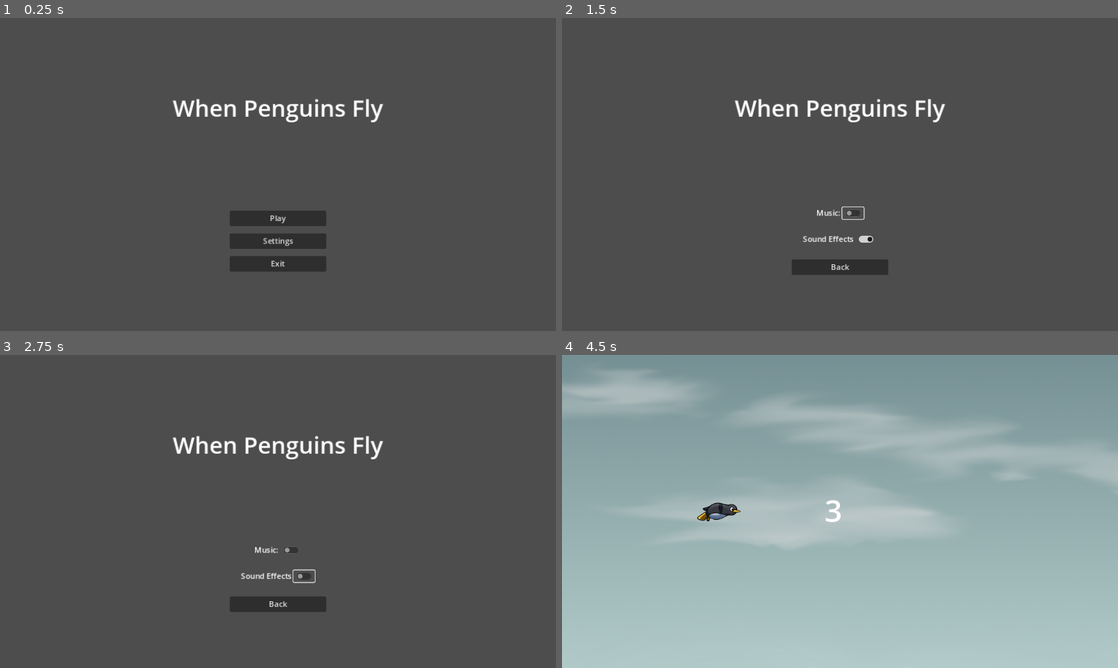
Above: before the commit, frames 1-4 (two rows, left to right).
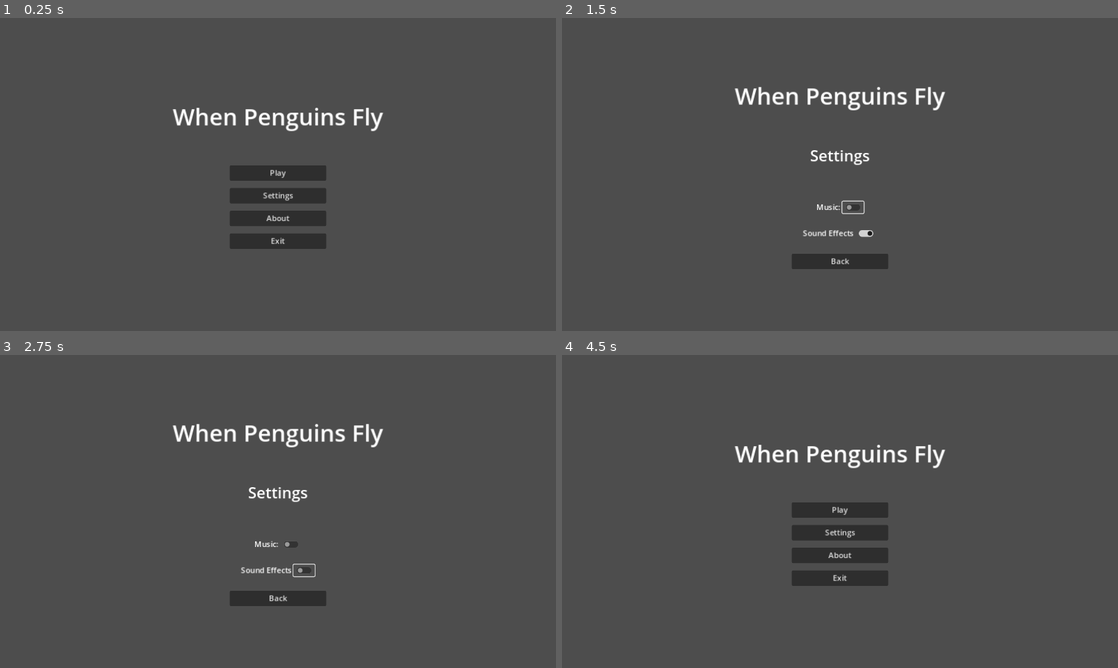
Above: after the commit, the same moments.

Repository: imbev/WhenPenguinsFly
Game: Godot game, scene res://menu/menu.tscn
Two runs of this game, one before a commit and one after it. Both use one fixed random seed, a clock stepped at 60 frames per second and the inputs below. Sound files missing from this copy of the repository are replaced by a short silence.
Inputs (mouse positions are in pixels of both pictures, inside the frame that each line leads up to; where the layout moved, square brackets give the same spot in the first picture):
- Up to frame 1 (0.25 s): no input
- Up to frame 2 (1.5 s): click "Settings" at 0.5 s; click (851, 205) [851, 212] at 1.25 s
- Up to frame 3 (2.75 s): click (305, 570) [305, 577] at 2 s
- Up to frame 4 (4.5 s): click "Back" at 2.75 s; click (840, 555) at 3.5 s, where only the run after the commit has a clickable "About"; click (840, 605) at 4.25 s, where only the run after the commit has a clickable "Back"

The runs differ from the first frame. In frame 1, 4.0% of the frame differs, in the area x 31-69%, y 25-81%; in frame 2, 3.1%; in frame 3, 3.1%; in frame 4, 100%, in the area x 0-100%, y 0-100%.

Commit message:
Add about menu

Diff:
--- /dev/null
+++ b/menu/AboutMenu.gd
@@ -0,0 +1,9 @@
+extends VBoxContainer
+
+@onready var main_menu: VBoxContainer = %MainMenu
+@onready var about_menu: VBoxContainer = %AboutMenu
+
+
+func _on_about_back_button_pressed():
+	about_menu.visible = false
+	main_menu.visible = true
--- a/menu/MainMenu.gd
+++ b/menu/MainMenu.gd
@@ -1,15 +1,20 @@
 extends VBoxContainer
 
 @onready var main_menu: VBoxContainer = %MainMenu
+@onready var about_menu: VBoxContainer = %AboutMenu
 @onready var settings_menu: VBoxContainer = %SettingsMenu
 
 func _ready():
 	main_menu.visible = true
+	about_menu.visible = false
 	settings_menu.visible = false
 
 func _on_play_button_pressed():
 	get_tree().change_scene_to_file("res://game/game.tscn")
 
+func _on_about_button_pressed():
+	about_menu.visible = true
+	main_menu.visible = false
 
 func _on_settings_button_pressed():
 	settings_menu.visible = true
--- a/menu/SettingsMenu.gd
+++ b/menu/SettingsMenu.gd
@@ -13,16 +13,14 @@
 		Config.KEY_SECTION, Config.KEY_SOUND_EFFECTS_ENABLED
 	)
 
-func _on_back_button_pressed():
+func _on_settings_back_button_pressed():
+	settings_menu.visible = false
 	main_menu.visible = true
-	settings_menu.visible = false
-
 
 func _on_music_enabled_button_toggled(toggled_on):
 	Config.config.set_value(Config.KEY_SECTION, Config.KEY_MUSIC_ENABLED, toggled_on)
 	Config.config.save(Config.FILE_PATH)
 
-
 func _on_sound_effects_enabled_button_toggled(toggled_on):
 	Config.config.set_value(Config.KEY_SECTION, Config.KEY_SOUND_EFFECTS_ENABLED, toggled_on)
 	Config.config.save(Config.FILE_PATH)
--- a/menu/menu.tscn
+++ b/menu/menu.tscn
@@ -1,7 +1,8 @@
-[gd_scene load_steps=3 format=3 uid="uid://dsma5h03j1xhi"]
+[gd_scene load_steps=4 format=3 uid="uid://dsma5h03j1xhi"]
 
 [ext_resource type="Script" path="res://menu/MainMenu.gd" id="1_m1axd"]
 [ext_resource type="Script" path="res://menu/SettingsMenu.gd" id="2_5iux5"]
+[ext_resource type="Script" path="res://menu/AboutMenu.gd" id="3_7wvdk"]
 
 [node name="Menu" type="Control"]
 layout_mode = 3
@@ -25,98 +26,169 @@
 theme_override_constants/margin_right = 50
 theme_override_constants/margin_bottom = 50
 
-[node name="MainMenu" type="VBoxContainer" parent="MarginContainer"]
-unique_name_in_owner = true
-visible = false
+[node name="VBoxContainer" type="VBoxContainer" parent="MarginContainer"]
 layout_mode = 2
-script = ExtResource("1_m1axd")
+alignment = 1
 
-[node name="Label" type="Label" parent="MarginContainer/MainMenu"]
+[node name="Label" type="Label" parent="MarginContainer/VBoxContainer"]
 layout_mode = 2
-size_flags_vertical = 3
+size_flags_vertical = 1
 theme_override_font_sizes/font_size = 48
 text = "When Penguins Fly"
 horizontal_alignment = 1
 vertical_alignment = 1
 
-[node name="VBoxContainer" type="VBoxContainer" parent="MarginContainer/MainMenu"]
+[node name="Control" type="Control" parent="MarginContainer/VBoxContainer"]
+custom_minimum_size = Vector2(0, 60)
+layout_mode = 2
+
+[node name="MainMenu" type="VBoxContainer" parent="MarginContainer/VBoxContainer"]
+unique_name_in_owner = true
+visible = false
+layout_mode = 2
+theme_override_constants/separation = 24
+script = ExtResource("1_m1axd")
+
+[node name="VBoxContainer" type="VBoxContainer" parent="MarginContainer/VBoxContainer/MainMenu"]
 layout_mode = 2
 size_flags_vertical = 3
 theme_override_constants/separation = 15
 alignment = 1
 
-[node name="PlayButton" type="Button" parent="MarginContainer/MainMenu/VBoxContainer"]
+[node name="PlayButton" type="Button" parent="MarginContainer/VBoxContainer/MainMenu/VBoxContainer"]
 custom_minimum_size = Vector2(200, 0)
 layout_mode = 2
 size_flags_horizontal = 4
 text = "Play"
 
-[node name="SettingsButton" type="Button" parent="MarginContainer/MainMenu/VBoxContainer"]
+[node name="SettingsButton" type="Button" parent="MarginContainer/VBoxContainer/MainMenu/VBoxContainer"]
 custom_minimum_size = Vector2(200, 0)
 layout_mode = 2
 size_flags_horizontal = 4
 text = "Settings
 "
 
-[node name="ExitButton" type="Button" parent="MarginContainer/MainMenu/VBoxContainer"]
+[node name="AboutButton" type="Button" parent="MarginContainer/VBoxContainer/MainMenu/VBoxContainer"]
+custom_minimum_size = Vector2(200, 0)
+layout_mode = 2
+size_flags_horizontal = 4
+text = "About"
+
+[node name="ExitButton" type="Button" parent="MarginContainer/VBoxContainer/MainMenu/VBoxContainer"]
 custom_minimum_size = Vector2(200, 0)
 layout_mode = 2
 size_flags_horizontal = 4
 text = "Exit"
 
-[node name="SettingsMenu" type="VBoxContainer" parent="MarginContainer"]
+[node name="SettingsMenu" type="VBoxContainer" parent="MarginContainer/VBoxContainer"]
 unique_name_in_owner = true
+visible = false
 layout_mode = 2
+theme_override_constants/separation = 24
 script = ExtResource("2_5iux5")
 
-[node name="Label" type="Label" parent="MarginContainer/SettingsMenu"]
+[node name="Label" type="Label" parent="MarginContainer/VBoxContainer/SettingsMenu"]
 layout_mode = 2
 size_flags_vertical = 3
-theme_override_font_sizes/font_size = 48
-text = "When Penguins Fly"
+theme_override_font_sizes/font_size = 32
+text = "Settings"
 horizontal_alignment = 1
 vertical_alignment = 1
 
-[node name="VBoxContainer" type="VBoxContainer" parent="MarginContainer/SettingsMenu"]
+[node name="Control" type="Control" parent="MarginContainer/VBoxContainer/SettingsMenu"]
+custom_minimum_size = Vector2(0, 24)
+layout_mode = 2
+
+[node name="VBoxContainer" type="VBoxContainer" parent="MarginContainer/VBoxContainer/SettingsMenu"]
 layout_mode = 2
 size_flags_horizontal = 4
-size_flags_vertical = 3
 theme_override_constants/separation = 30
 alignment = 1
 
-[node name="HBoxContainer" type="HBoxContainer" parent="MarginContainer/SettingsMenu/VBoxContainer"]
+[node name="HBoxContainer" type="HBoxContainer" parent="MarginContainer/VBoxContainer/SettingsMenu/VBoxContainer"]
 layout_mode = 2
 size_flags_horizontal = 4
 
-[node name="Label" type="Label" parent="MarginContainer/SettingsMenu/VBoxContainer/HBoxContainer"]
+[node name="Label" type="Label" parent="MarginContainer/VBoxContainer/SettingsMenu/VBoxContainer/HBoxContainer"]
 layout_mode = 2
 text = "Music:"
 
-[node name="MusicEnabledButton" type="CheckButton" parent="MarginContainer/SettingsMenu/VBoxContainer/HBoxContainer"]
+[node name="MusicEnabledButton" type="CheckButton" parent="MarginContainer/VBoxContainer/SettingsMenu/VBoxContainer/HBoxContainer"]
 unique_name_in_owner = true
 layout_mode = 2
 
-[node name="HBoxContainer2" type="HBoxContainer" parent="MarginContainer/SettingsMenu/VBoxContainer"]
+[node name="HBoxContainer2" type="HBoxContainer" parent="MarginContainer/VBoxContainer/SettingsMenu/VBoxContainer"]
 layout_mode = 2
 size_flags_horizontal = 4
 
-[node name="Label" type="Label" parent="MarginContainer/SettingsMenu/VBoxContainer/HBoxContainer2"]
+[node name="Label" type="Label" parent="MarginContainer/VBoxContainer/SettingsMenu/VBoxContainer/HBoxContainer2"]
 layout_mode = 2
 text = "Sound Effects"
 
-[node name="SoundEffectsEnabledButton" type="CheckButton" parent="MarginContainer/SettingsMenu/VBoxContainer/HBoxContainer2"]
+[node name="SoundEffectsEnabledButton" type="CheckButton" parent="MarginContainer/VBoxContainer/SettingsMenu/VBoxContainer/HBoxContainer2"]
 unique_name_in_owner = true
 layout_mode = 2
 
-[node name="BackButton" type="Button" parent="MarginContainer/SettingsMenu/VBoxContainer"]
+[node name="SettingsBackButton" type="Button" parent="MarginContainer/VBoxContainer/SettingsMenu/VBoxContainer"]
 custom_minimum_size = Vector2(200, 0)
 layout_mode = 2
 size_flags_horizontal = 4
 text = "Back"
 
-[connection signal="pressed" from="MarginContainer/MainMenu/VBoxContainer/PlayButton" to="MarginContainer/MainMenu" method="_on_play_button_pressed"]
-[connection signal="pressed" from="MarginContainer/MainMenu/VBoxContainer/SettingsButton" to="MarginContainer/MainMenu" method="_on_settings_button_pressed"]
-[connection signal="pressed" from="MarginContainer/MainMenu/VBoxContainer/ExitButton" to="MarginContainer/MainMenu" method="_on_exit_button_pressed"]
-[connection signal="toggled" from="MarginContainer/SettingsMenu/VBoxContainer/HBoxContainer/MusicEnabledButton" to="MarginContainer/SettingsMenu" method="_on_music_enabled_button_toggled"]
-[connection signal="toggled" from="MarginContainer/SettingsMenu/VBoxContainer/HBoxContainer2/SoundEffectsEnabledButton" to="MarginContainer/SettingsMenu" method="_on_sound_effects_enabled_button_toggled"]
-[connection signal="pressed" from="MarginContainer/SettingsMenu/VBoxContainer/BackButton" to="MarginContainer/SettingsMenu" method="_on_back_button_pressed"]
+[node name="AboutMenu" type="VBoxContainer" parent="MarginContainer/VBoxContainer"]
+unique_name_in_owner = true
+visible = false
+layout_mode = 2
+theme_override_constants/separation = 24
+script = ExtResource("3_7wvdk")
+
+[node name="Label" type="Label" parent="MarginContainer/VBoxContainer/AboutMenu"]
+layout_mode = 2
+size_flags_vertical = 3
+theme_override_font_sizes/font_size = 32
+text = "About"
+horizontal_alignment = 1
+vertical_alignment = 1
+
+[node name="Control" type="Control" parent="MarginContainer/VBoxContainer/AboutMenu"]
+custom_minimum_size = Vector2(0, 24)
+layout_mode = 2
+
+[node name="VBoxContainer" type="VBoxContainer" parent="MarginContainer/VBoxContainer/AboutMenu"]
+layout_mode = 2
+size_flags_horizontal = 4
+theme_override_constants/separation = 30
+alignment = 1
+
+[node name="Label" type="Label" parent="MarginContainer/VBoxContainer/AboutMenu/VBoxContainer"]
+layout_mode = 2
+text = "Copyright (c) 2024 Isaac Beverly
+GNU General Public License Version 3"
+horizontal_alignment = 1
+
+[node name="HBoxContainer" type="HBoxContainer" parent="MarginContainer/VBoxContainer/AboutMenu/VBoxContainer"]
+layout_mode = 2
+
+[node name="Label" type="Label" parent="MarginContainer/VBoxContainer/AboutMenu/VBoxContainer/HBoxContainer"]
+layout_mode = 2
+text = "View Source Code at"
+
+[node name="LinkButton" type="LinkButton" parent="MarginContainer/VBoxContainer/AboutMenu/VBoxContainer/HBoxContainer"]
+layout_mode = 2
+text = "Codeberg.org"
+uri = "https://codeberg.org/imbev/WhenPenguinsFly"
+
+[node name="AboutBackButton" type="Button" parent="MarginContainer/VBoxContainer/AboutMenu/VBoxContainer"]
+custom_minimum_size = Vector2(200, 0)
+layout_mode = 2
+size_flags_horizontal = 4
+text = "Back"
+
+[connection signal="pressed" from="MarginContainer/VBoxContainer/MainMenu/VBoxContainer/PlayButton" to="MarginContainer/VBoxContainer/MainMenu" method="_on_play_button_pressed"]
+[connection signal="pressed" from="MarginContainer/VBoxContainer/MainMenu/VBoxContainer/SettingsButton" to="MarginContainer/VBoxContainer/MainMenu" method="_on_settings_button_pressed"]
+[connection signal="pressed" from="MarginContainer/VBoxContainer/MainMenu/VBoxContainer/AboutButton" to="MarginContainer/VBoxContainer/MainMenu" method="_on_about_button_pressed"]
+[connection signal="pressed" from="MarginContainer/VBoxContainer/MainMenu/VBoxContainer/ExitButton" to="MarginContainer/VBoxContainer/MainMenu" method="_on_exit_button_pressed"]
+[connection signal="toggled" from="MarginContainer/VBoxContainer/SettingsMenu/VBoxContainer/HBoxContainer/MusicEnabledButton" to="MarginContainer/VBoxContainer/SettingsMenu" method="_on_music_enabled_button_toggled"]
+[connection signal="toggled" from="MarginContainer/VBoxContainer/SettingsMenu/VBoxContainer/HBoxContainer2/SoundEffectsEnabledButton" to="MarginContainer/VBoxContainer/SettingsMenu" method="_on_sound_effects_enabled_button_toggled"]
+[connection signal="pressed" from="MarginContainer/VBoxContainer/SettingsMenu/VBoxContainer/SettingsBackButton" to="MarginContainer/VBoxContainer/SettingsMenu" method="_on_settings_back_button_pressed"]
+[connection signal="pressed" from="MarginContainer/VBoxContainer/AboutMenu/VBoxContainer/AboutBackButton" to="MarginContainer/VBoxContainer/AboutMenu" method="_on_about_back_button_pressed"]
